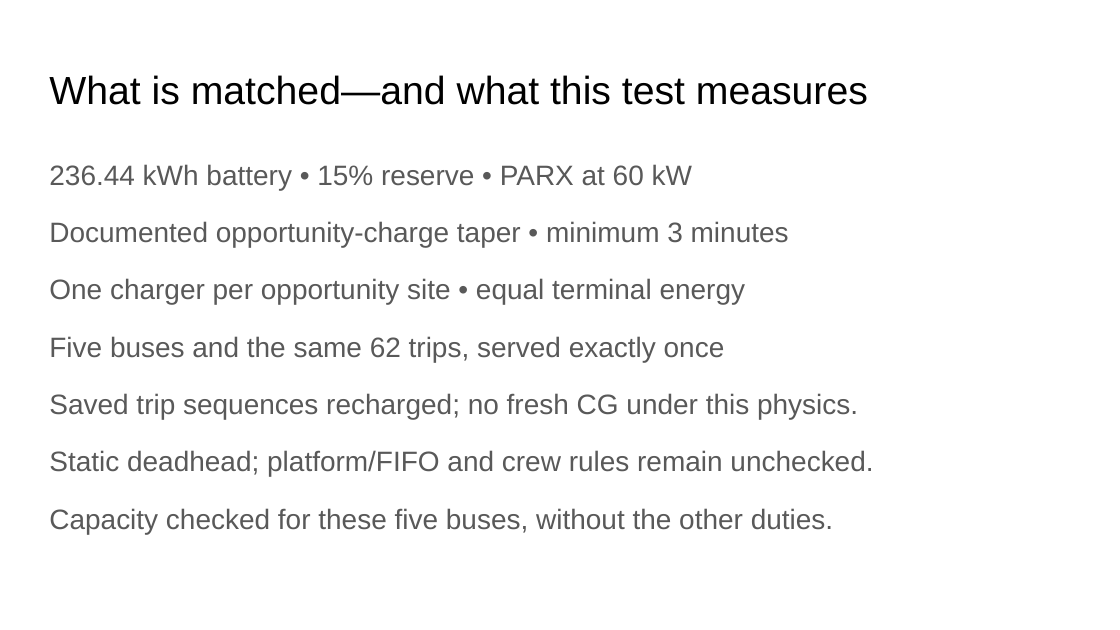
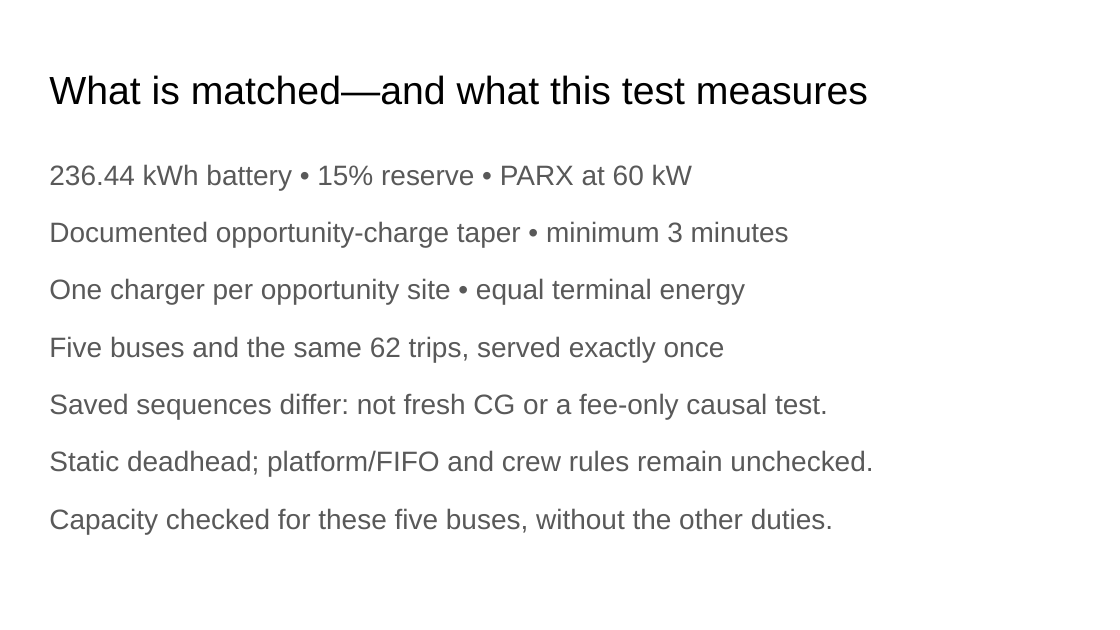
Before and after one commit to ndandnd/EVSP-DR, a slide deck: slide 13 of outputs/week_20260921/slides/weekly_deck.pptx. Drawn at 1120x630 pixels with LibreOffice and Linux fonts; fonts in the diff are those of the drawing. Boxes give left, top, right and bottom in pixels: in the first picture for what was removed or moved away, otherwise in the second. Text is boxed around its words. In the diff, an @@ line names an element or a change of style, - is before the commit and + after.

```diff
--- a/outputs/week_20260921/slides/weekly_deck.pptx
+++ b/outputs/week_20260921/slides/weekly_deck.pptx
@@ text at bbox=[49, 393, 828, 419]: text changed @@
-Saved trip sequences recharged; no fresh CG under this physics.
+Saved sequences differ: not fresh CG or a fee-only causal test.
```
Also in this commit, not shown: 1 other slide changed, 11 other files.
